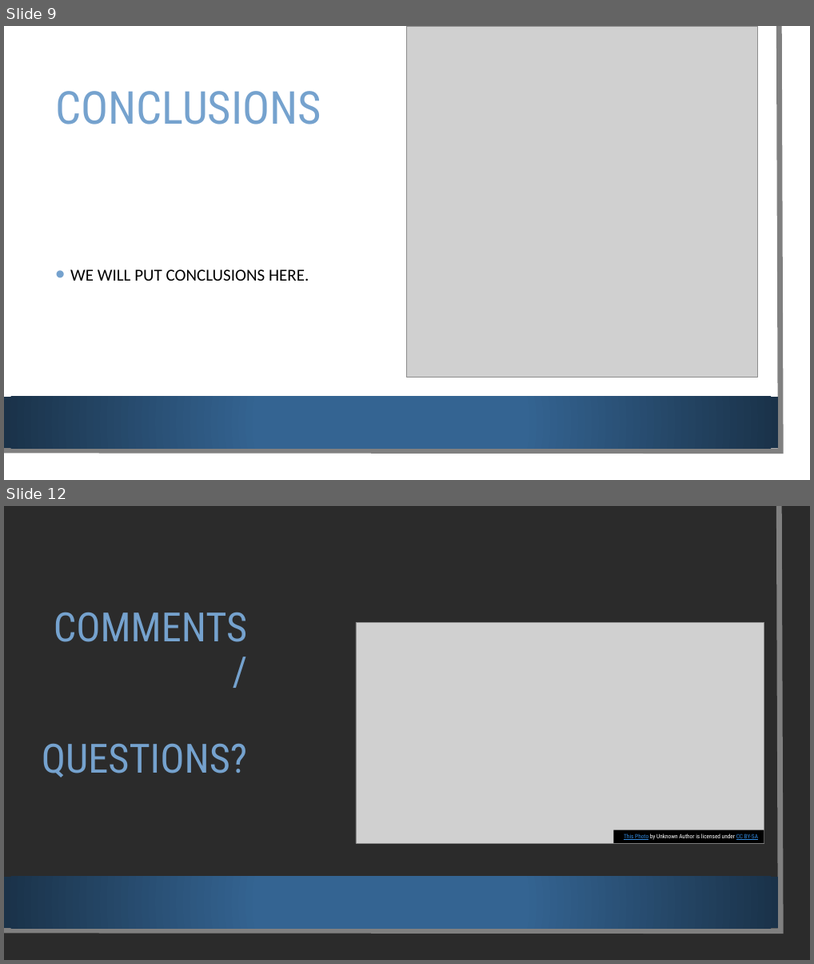
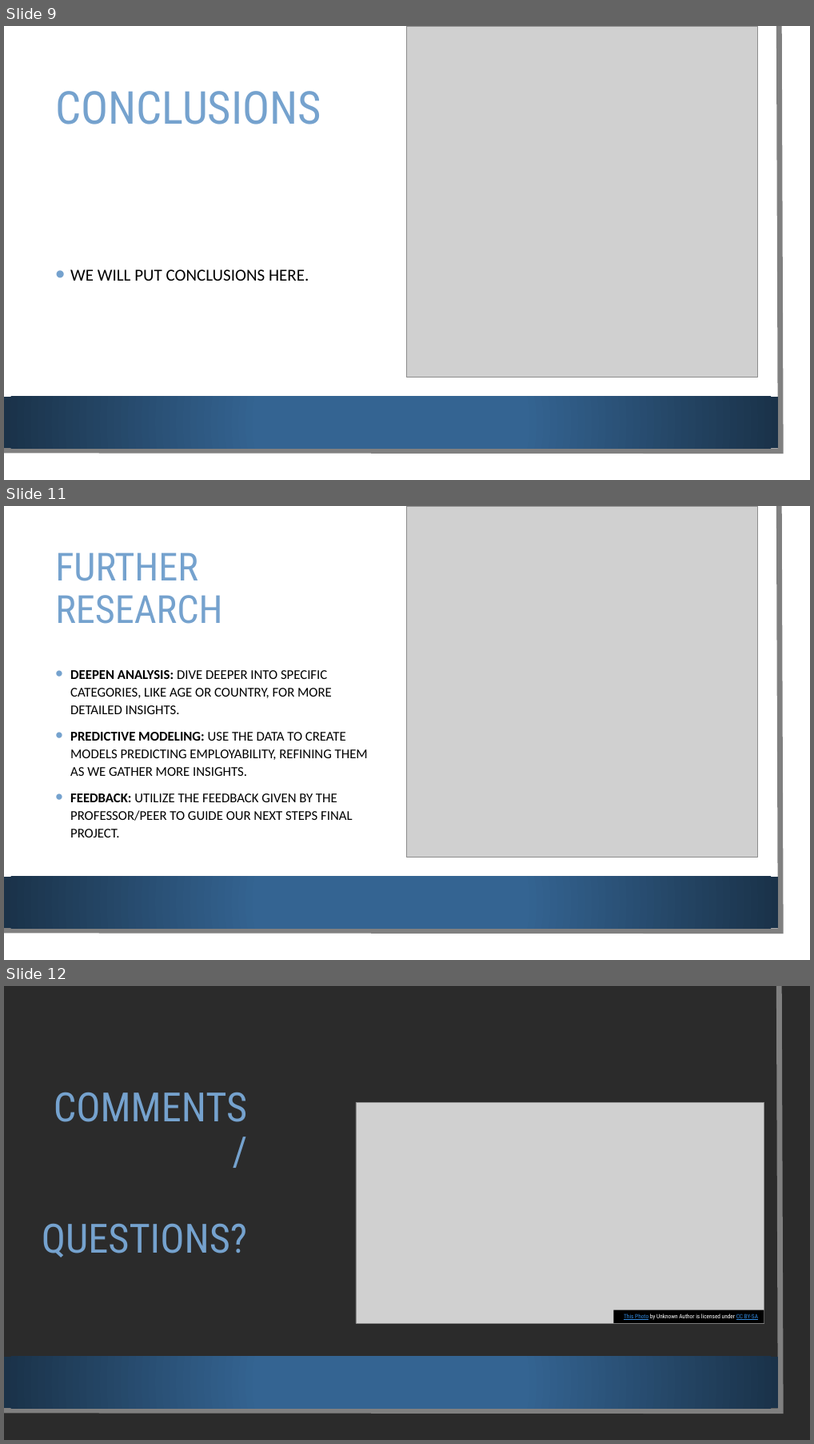
Before and after one commit to NemaPuthanveetil/DATS6101-Team-Global-Project, a slide deck: Presentation for Data Science 101.pptx. Shown one above the other, each under a label of ours: slides 9 and 12 before the commit, slides 9, 11 and 12 after it; the slides between them are not shown. The pictures are 814x964 and 814x1444 pixels, drawn with LibreOffice and Linux fonts; fonts in the diff are those of the drawing; grey boxes stand for pictures; background and template pictures are left out; a plain dark background stands for a picture behind light text. Boxes give left, top, right and bottom in pixels: in the first picture for what was removed or moved away, otherwise in the second. Text is boxed around its words. In the diff, an @@ line names an element or a change of style, - is before the commit and + after.

```diff
--- a/Presentation for Data Science 101.pptx
+++ b/Presentation for Data Science 101.pptx
@@ slide 11 added at [4, 506, 810, 960], background picture (left out); not listed: 3 template elements that a slide beside it also shows @@
@@ picture added at [407, 506, 758, 857] @@
@@ title added at [55, 552, 222, 624], 46 pt, text #75A2CE @@
+FURTHER RESEARCH
@@ text added at [70, 670, 368, 837], 16 pt, text #000000 @@
+• DEEPEN ANALYSIS: DIVE DEEPER INTO SPECIFIC CATEGORIES, LIKE AGE OR COUNTRY, FOR MORE DETAILED INSIGHTS.
+• PREDICTIVE MODELING: USE THE DATA TO CREATE MODELS PREDICTING EMPLOYABILITY, REFINING THEM AS WE GATHER MORE INSIGHTS.
+• FEEDBACK: UTILIZE THE FEEDBACK GIVEN BY THE PROFESSOR/PEER TO GUIDE OUR NEXT STEPS FINAL PROJECT.
```
Also in this commit, not shown: 6 slides changed, 1 other slide added, 2 slides removed.
